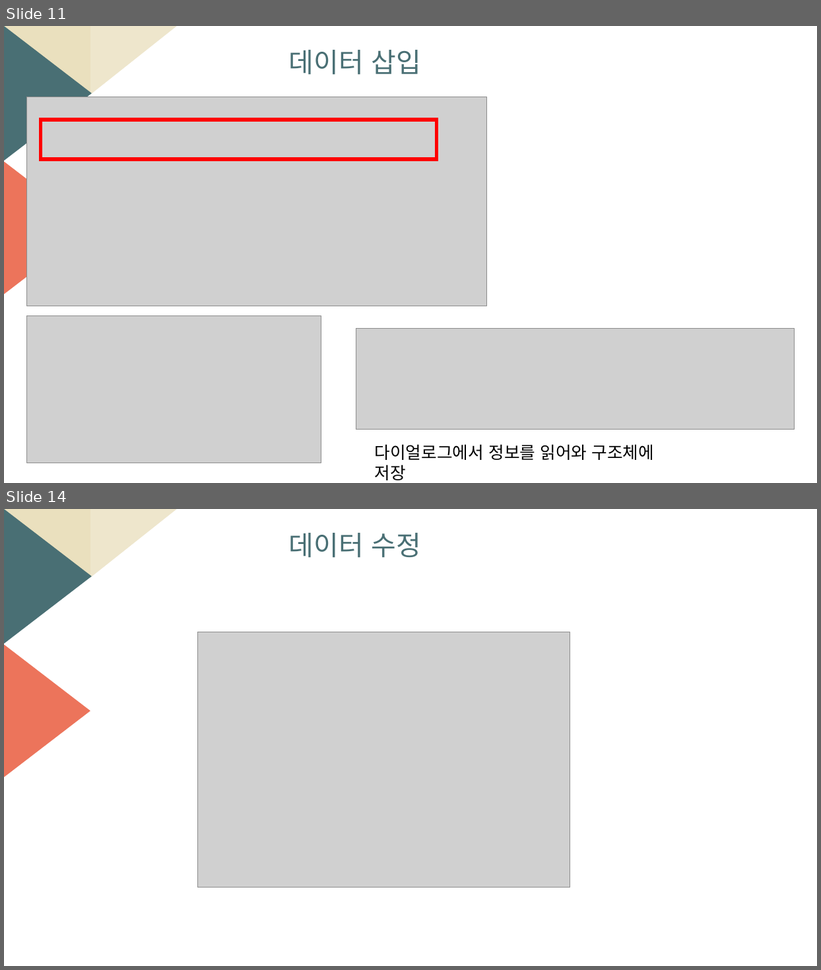
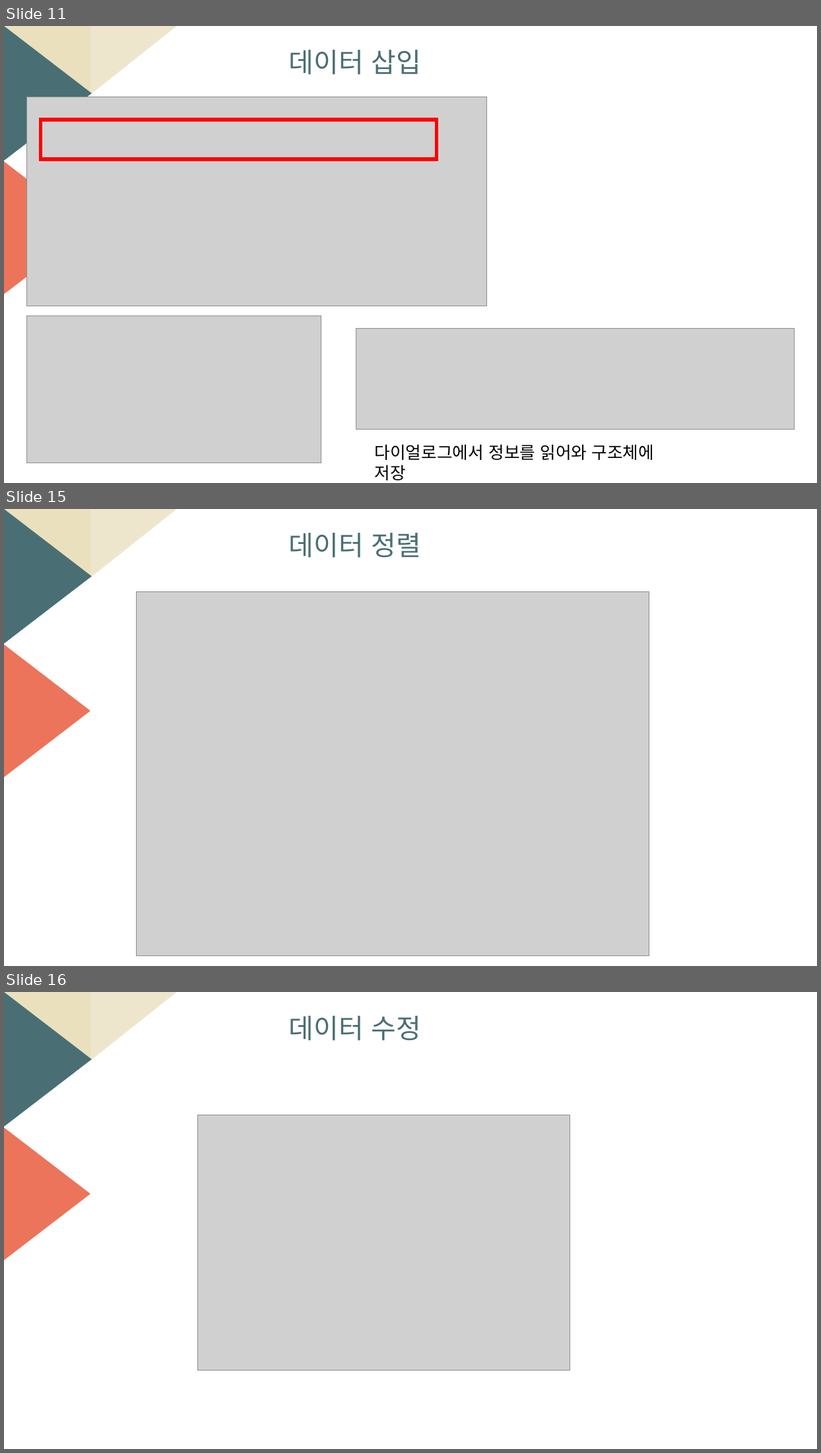
Before and after one commit to yewl1110/opensourceSW, a slide deck: 181203 최종발표.pptm. Shown one above the other, each under a label of ours: slides 11 and 14 before the commit, slides 11, 15 and 16 after it; the slides between them are not shown. The pictures are 821x970 and 821x1453 pixels, drawn with LibreOffice and Linux fonts; fonts in the diff are those of the drawing; grey boxes stand for pictures. Boxes give left, top, right and bottom in pixels: in the first picture for what was removed or moved away, otherwise in the second. Text is boxed around its words. In the diff, an @@ line names an element or a change of style, - is before the commit and + after.

```diff
--- a/181203 최종발표.pptm
+++ b/181203 최종발표.pptm
@@ slide 15 added at (4, 509, 817, 966), background #FFFFFF; not listed: 4 template elements that a slide beside it also shows @@
@@ text added at (288, 533, 421, 558), 32 pt, text #496F74 @@
+데이터 정렬
@@ picture added at (137, 601, 624, 947) @@
@@ picture added at (137, 592, 649, 956) @@
@@ what was slide 14 is now slide 16 @@
```
Also in this commit, not shown: 1 other slide added.
